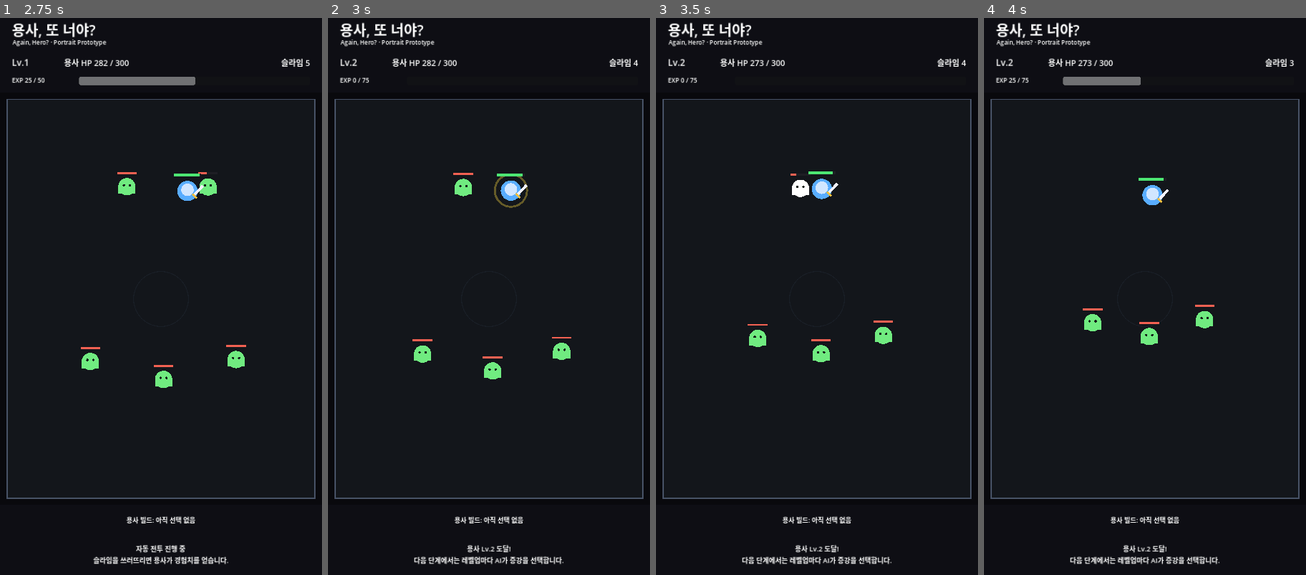
Above: before the commit, frames 1-4 (left to right).
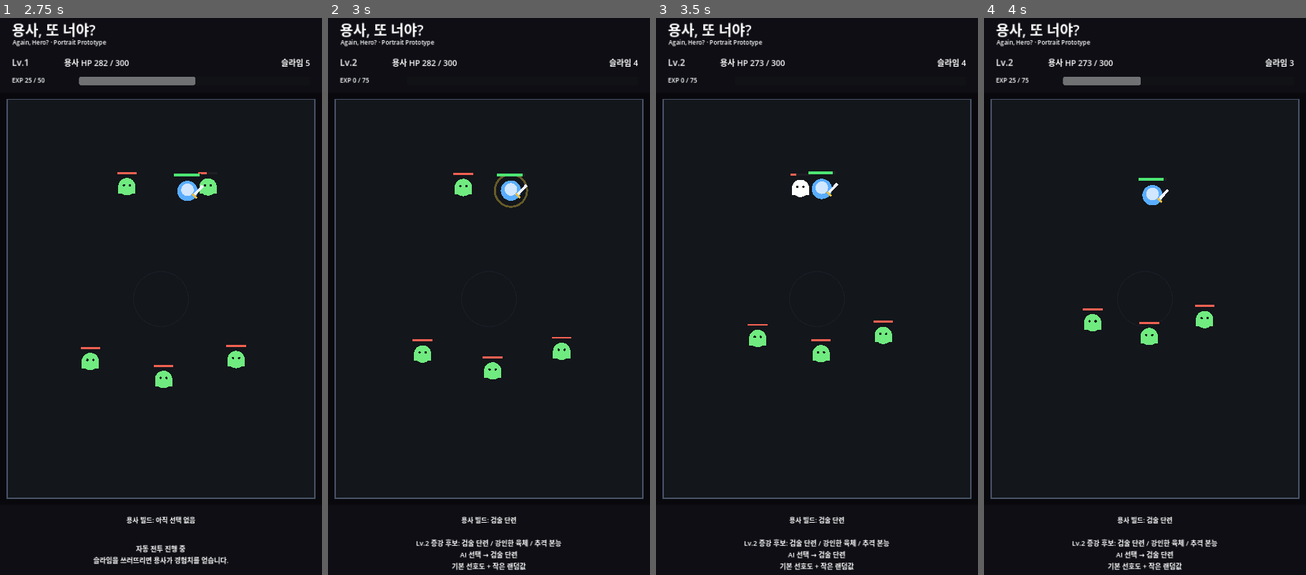
Above: after the commit, the same moments.

Repository: MinSung0732/Again-Hero-
Game: Godot game, scene res://src/main/Main.tscn
Two runs of this game, one before a commit and one after it. Both use one fixed random seed, a clock stepped at 60 frames per second and the inputs below.
Inputs:
- Up to frame 1 (2.75 s): no input
- Up to frame 2 (3 s): no input
- Up to frame 3 (3.5 s): no input
- Up to frame 4 (4 s): no input

Frame 1 is identical in both runs. In frame 2, 1.3% of the frame differs, in the area x 26-74%, y 89-100%; in frame 3, 1.3%; in frame 4, 1.3%.

Commit message:
feat: show hero augment candidates and AI choice

Diff:
--- a/src/main/main.gd
+++ b/src/main/main.gd
@@ -6,6 +6,7 @@
 @onready var monsters_label: Label = $TopBar/Monsters
 @onready var exp_label: Label = $TopBar/ExpLabel
 @onready var exp_bar: ProgressBar = $TopBar/ExpBar
+@onready var build_label: Label = $BottomBar/BuildLabel
 @onready var status_label: Label = $BottomBar/Status
 @onready var result_panel: PanelContainer = $ResultPanel
 @onready var result_title: Label = $ResultPanel/Margin/VBox/ResultTitle
@@ -19,6 +20,7 @@
 	battle.stats_changed.connect(_on_stats_changed)
 	battle.progression_changed.connect(_on_progression_changed)
 	battle.hero_leveled_up.connect(_on_hero_leveled_up)
+	battle.hero_augment_selected.connect(_on_hero_augment_selected)
 	battle.battle_finished.connect(_on_battle_finished)
 	restart_button.pressed.connect(_on_restart_pressed)
 
@@ -33,9 +35,10 @@
 		int(snapshot.get("hero_exp", 0)),
 		int(snapshot.get("hero_exp_to_next", 50))
 	)
+	build_label.text = "용사 빌드: %s" % String(snapshot.get("hero_build_summary", "아직 선택 없음"))
 
 	print("Again, Hero? portrait prototype loaded.")
-	print("Hero EXP / level progression enabled.")
+	print("Hero EXP / augment selection prototype enabled.")
 
 func _on_stats_changed(hero_hp: int, hero_max_hp: int, monsters_left: int) -> void:
 	hero_hp_label.text = "용사 HP %d / %d" % [hero_hp, hero_max_hp]
@@ -48,7 +51,20 @@
 	exp_bar.value = float(current_exp)
 
 func _on_hero_leveled_up(new_level: int) -> void:
-	status_label.text = "용사 Lv.%d 도달!\n다음 단계에서는 레벨업마다 AI가 증강을 선택합니다." % new_level
+	status_label.text = "용사 Lv.%d 도달!\nAI가 증강 후보를 평가합니다." % new_level
+
+func _on_hero_augment_selected(level: int, candidates: Array, chosen_name: String, reason: String, build_summary: String) -> void:
+	var candidate_names: PackedStringArray = []
+	for candidate in candidates:
+		candidate_names.append(String(candidate.get("name", "?")))
+
+	build_label.text = "용사 빌드: %s" % build_summary
+	status_label.text = "Lv.%d 증강 후보: %s\nAI 선택 → %s\n%s" % [
+		level,
+		" / ".join(candidate_names),
+		chosen_name,
+		reason,
+	]
 
 func _on_battle_finished(message: String, player_won: bool) -> void:
 	if player_won:
